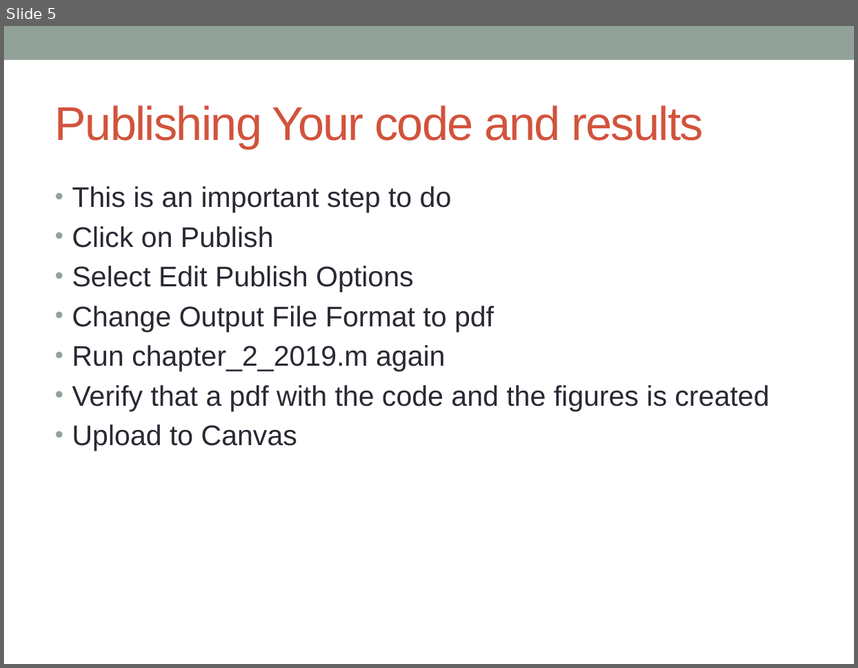
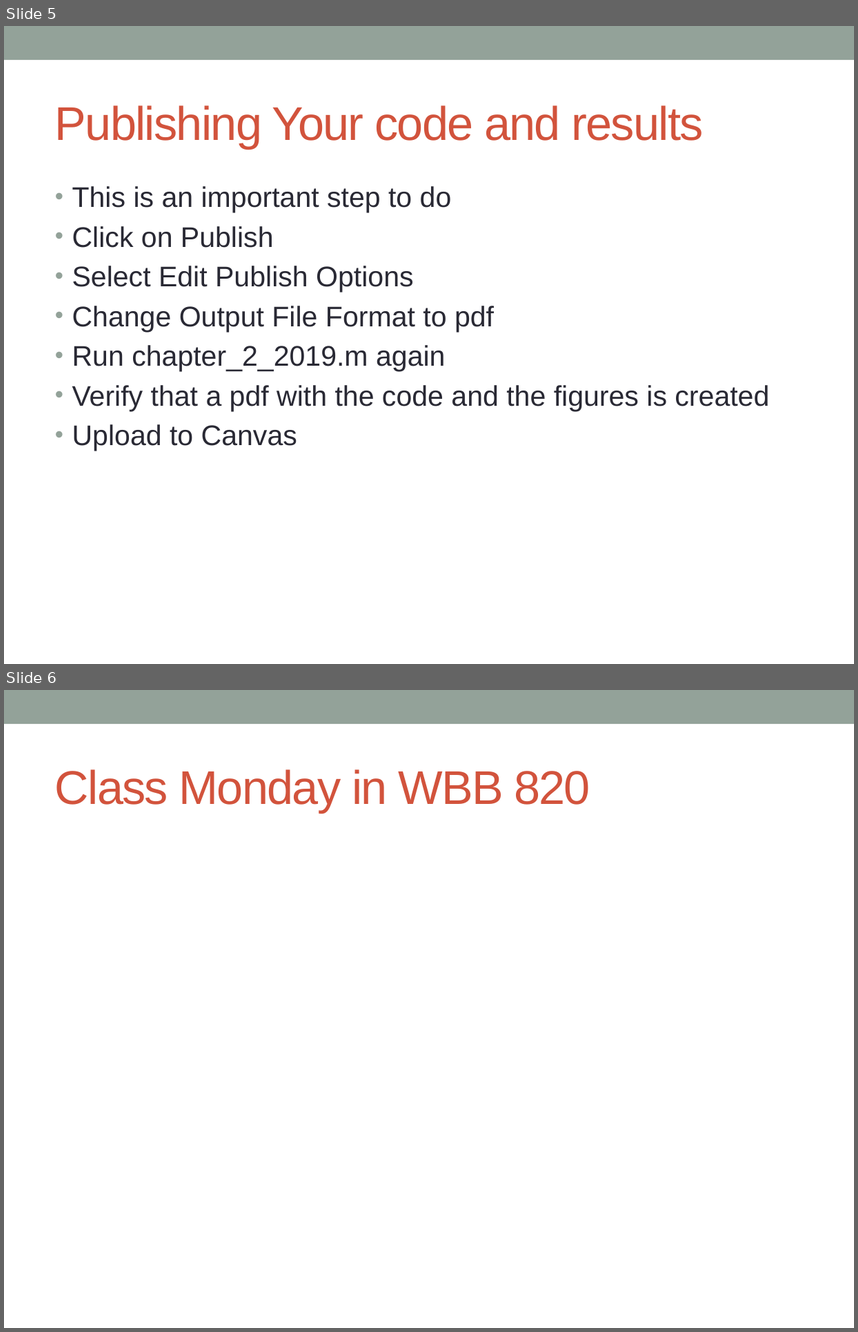
Before and after one commit to johnhorel/atmos_5040_2019, a slide deck: chapter 2/atmos_5040_012319.pptx. Shown one above the other, each under a label of ours: slide 5 before the commit, slides 5 and 6 after it. The pictures are 858x668 and 858x1332 pixels, drawn with LibreOffice and Linux fonts; fonts in the diff are those of the drawing. Boxes give left, top, right and bottom in pixels: in the first picture for what was removed or moved away, otherwise in the second. Text is boxed around its words. In the diff, an @@ line names an element or a change of style, - is before the commit and + after.

```diff
--- a/chapter 2/atmos_5040_012319.pptx
+++ b/chapter 2/atmos_5040_012319.pptx
@@ slide 6 added at bbox=[4, 690, 854, 1328], background #FFFFFF; not listed: 1 template element that a slide beside it also shows @@
@@ title added at bbox=[55, 769, 590, 813], 40 pt, text #D2533C @@
+Class Monday in WBB 820
```
Also in this commit, not shown: 1 slide changed, 1 other file.
